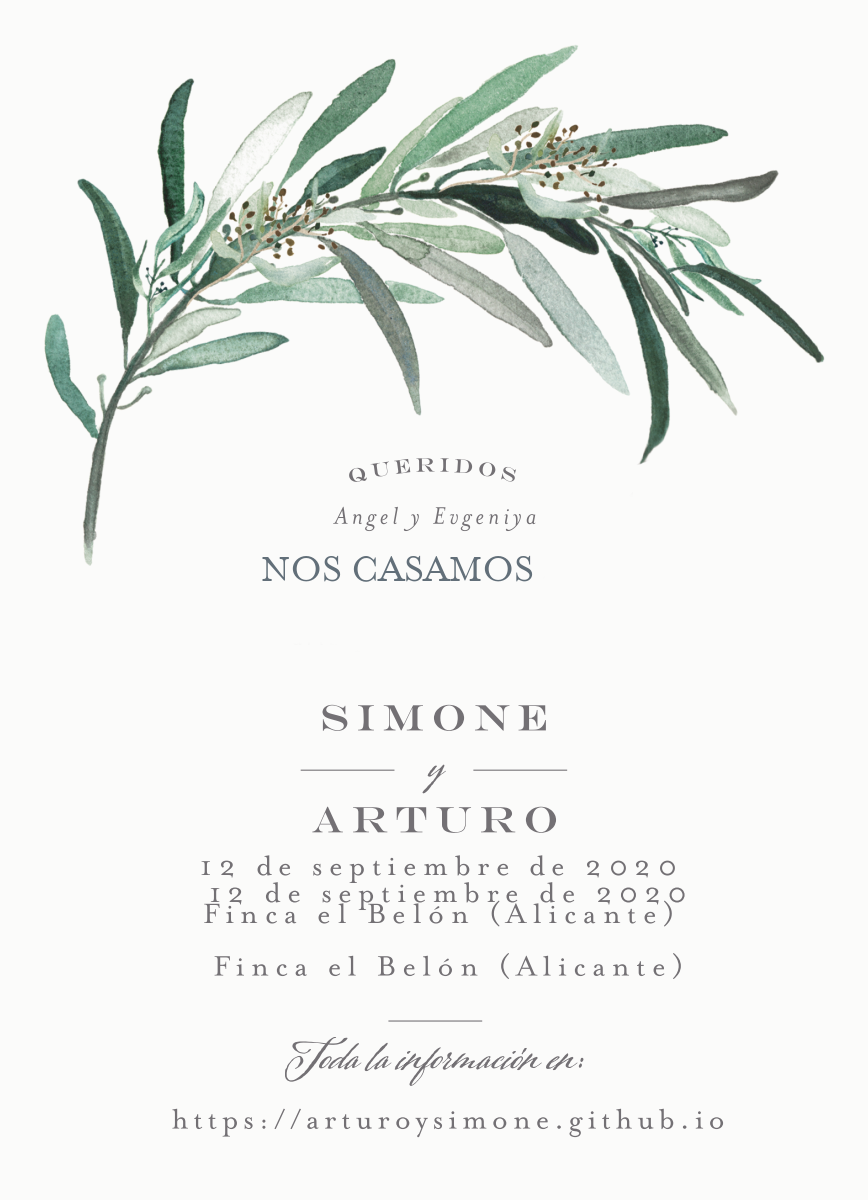
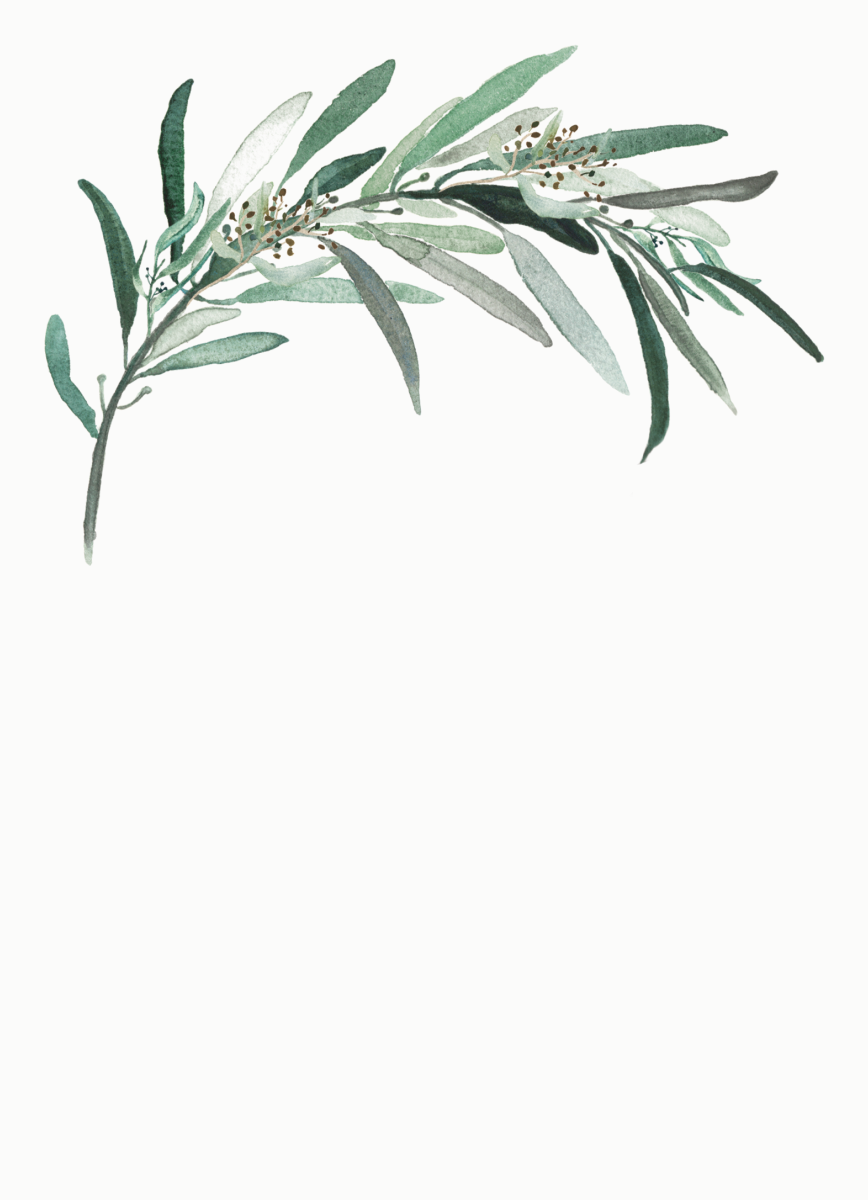
Layered file, before and after one edit (868x1200). Changes by layer:
hid "12 de septiembre de 2020 ..." over <box>201,855,675,927</box>
hid "NOS CASAMOS" over <box>262,555,533,582</box>
painted on "postcard.png" over <box>172,458,724,1138</box>
added layer "postcard.png #1" over <box>172,458,724,1138</box>
